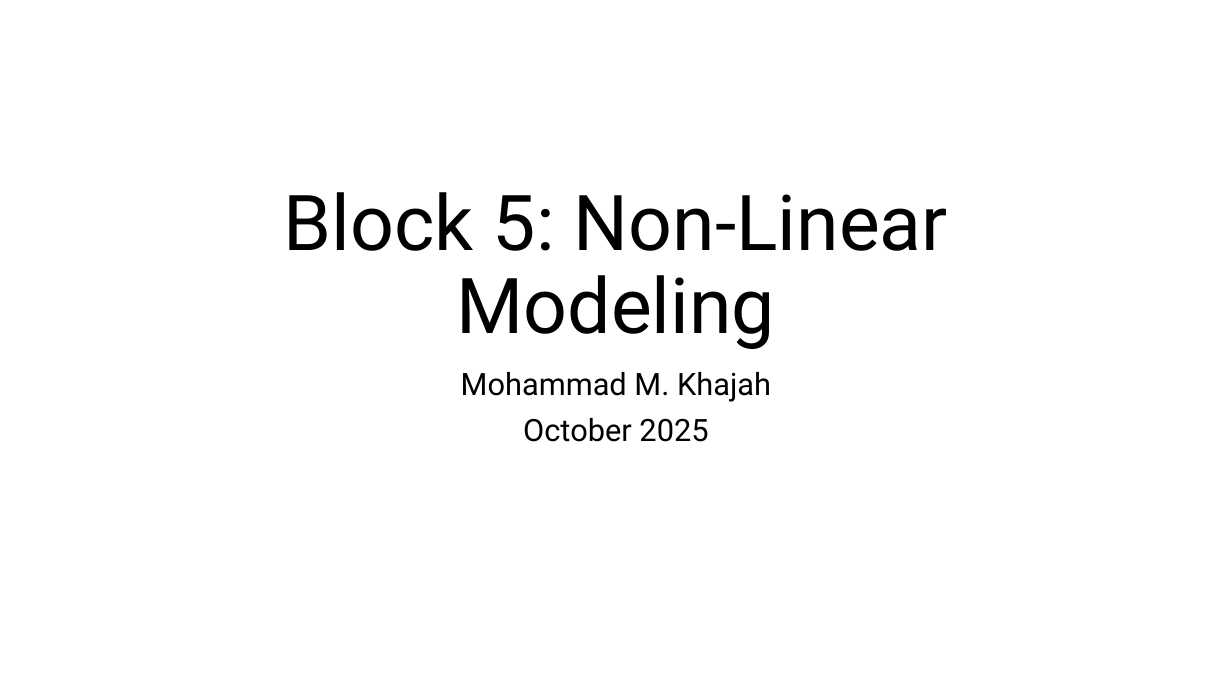
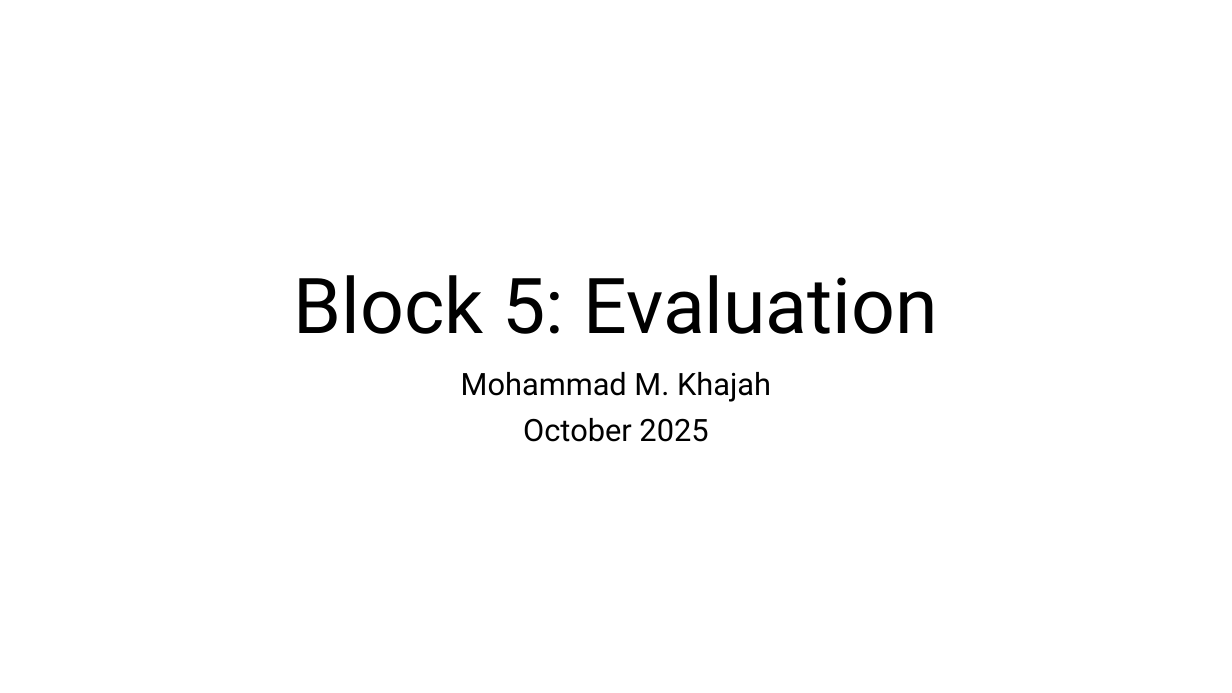
Before and after one commit to KISRDevelopment/python-ml-2025, a slide deck: slide 1 of slides/block5.pptx. Drawn at 1232x693 pixels with LibreOffice and Linux fonts; fonts in the diff are those of the drawing. Boxes give left, top, right and bottom in pixels: in the first picture for what was removed or moved away, otherwise in the second. Text is boxed around its words. In the diff, an @@ line names an element or a change of style, - is before the commit and + after.

Commit message:
complete evaluation block

```diff
--- a/slides/block5.pptx
+++ b/slides/block5.pptx
@@ title at (294,275,938,334): text changed @@
-Block 5: Non-Linear Modeling
+Block 5: Evaluation
```
Also in this commit, not shown: 1 other slide changed, 3 slides added, 4 slides removed, 4 other files.
